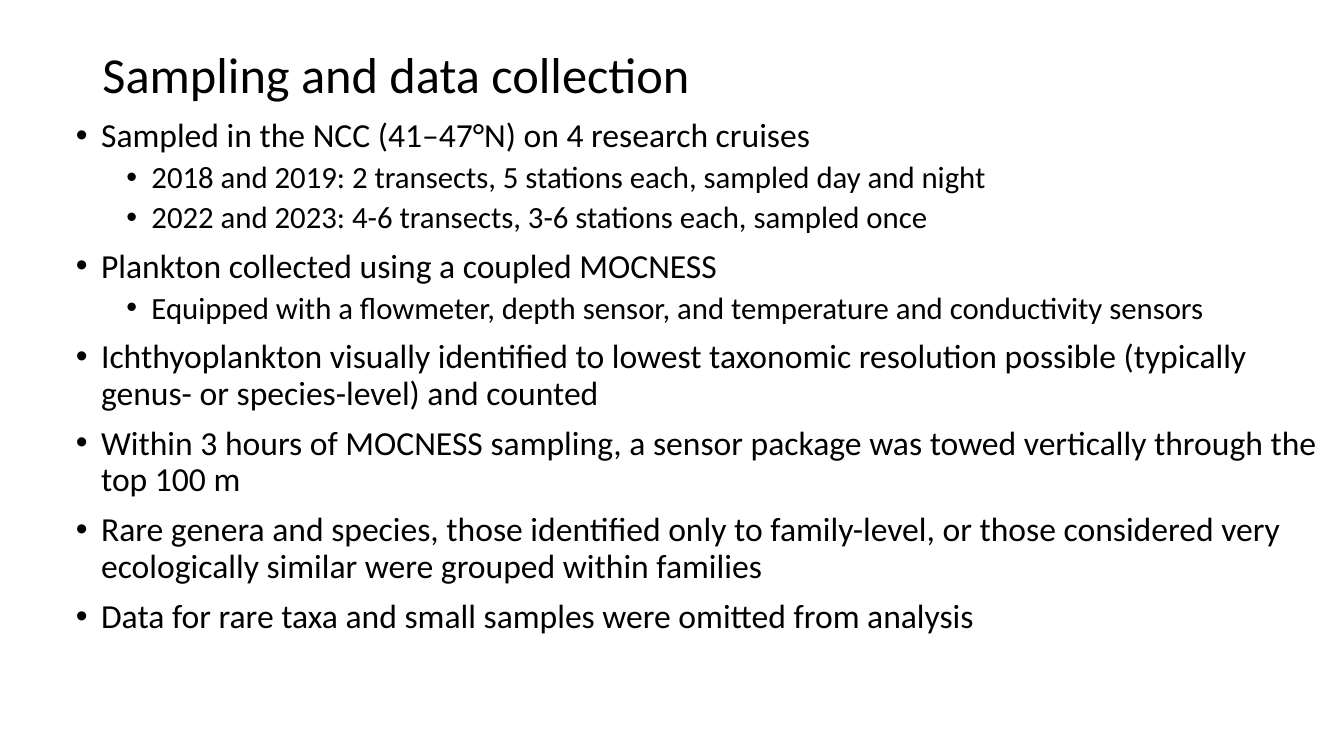
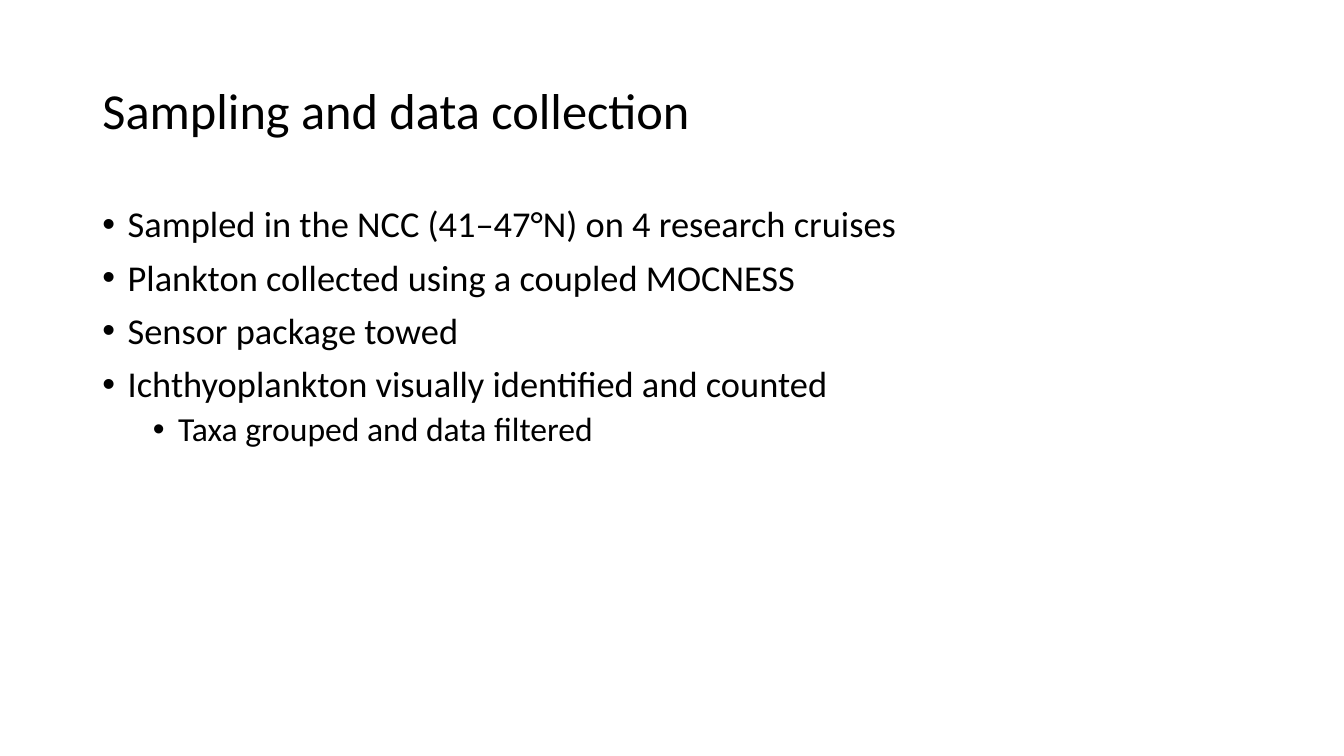
Before and after one commit to LukeABobay/larval-fish-community-analysis, a slide deck: slide 8 of PICES 2026 Presentation.pptx (slide 7 before the commit). Drawn at 1344x756 pixels with LibreOffice and Linux fonts; fonts in the diff are those of the drawing. Boxes give left, top, right and bottom in pixels: in the first picture for what was removed or moved away, otherwise in the second. Text is boxed around its words. In the diff, an @@ line names an element or a change of style, - is before the commit and + after.

```diff
--- a/PICES 2026 Presentation.pptx
+++ b/PICES 2026 Presentation.pptx
@@ title "Sampling and data collection": place and size @@
-title "Sampling and data collection" at <box>102,58,689,102</box>
+title "Sampling and data collection" at <box>102,94,689,138</box>
@@ text at <box>151,166,986,233</box>: paragraphs removed @@
-  • 2018 and 2019: 2 transects, 5 stations each, sampled day and night
-  • 2022 and 2023: 4-6 transects, 3-6 stations each, sampled once
@@ text "Sampled in the NCC (41–47°N) ...": place and size @@
-text "Sampled in the NCC (41–47°N) ..." at <box>101,122,1317,634</box>
+text "Sampled in the NCC (41–47°N) ..." at <box>128,210,896,447</box>
@@ text at <box>128,210,896,298</box>: size 24 to 26 pt in "Sampled in the NCC (41–47°N) on 4 ...", "Plankton collected using a coupled MOCNESS" @@
@@ text at <box>128,318,827,447</box>: text changed; size 24 to 26 pt @@
-  • Equipped with a flowmeter, depth sensor, and temperature and conductivity sensors
-• Ichthyoplankton visually identified to lowest taxonomic resolution possible (typically genus- or species-level) and counted
-• Within 3 hours of MOCNESS sampling, a sensor package was towed vertically through the top 100 m
-• Rare genera and species, those identified only to family-level, or those considered very ecologically similar were grouped within families
-• Data for rare taxa and small samples were omitted from analysis
+• Sensor package towed
+• Ichthyoplankton visually identified and counted
+  • Taxa grouped and data filtered
```
Also in this commit, not shown: 9 other slides changed, 16 slides added, 9 slides removed.
